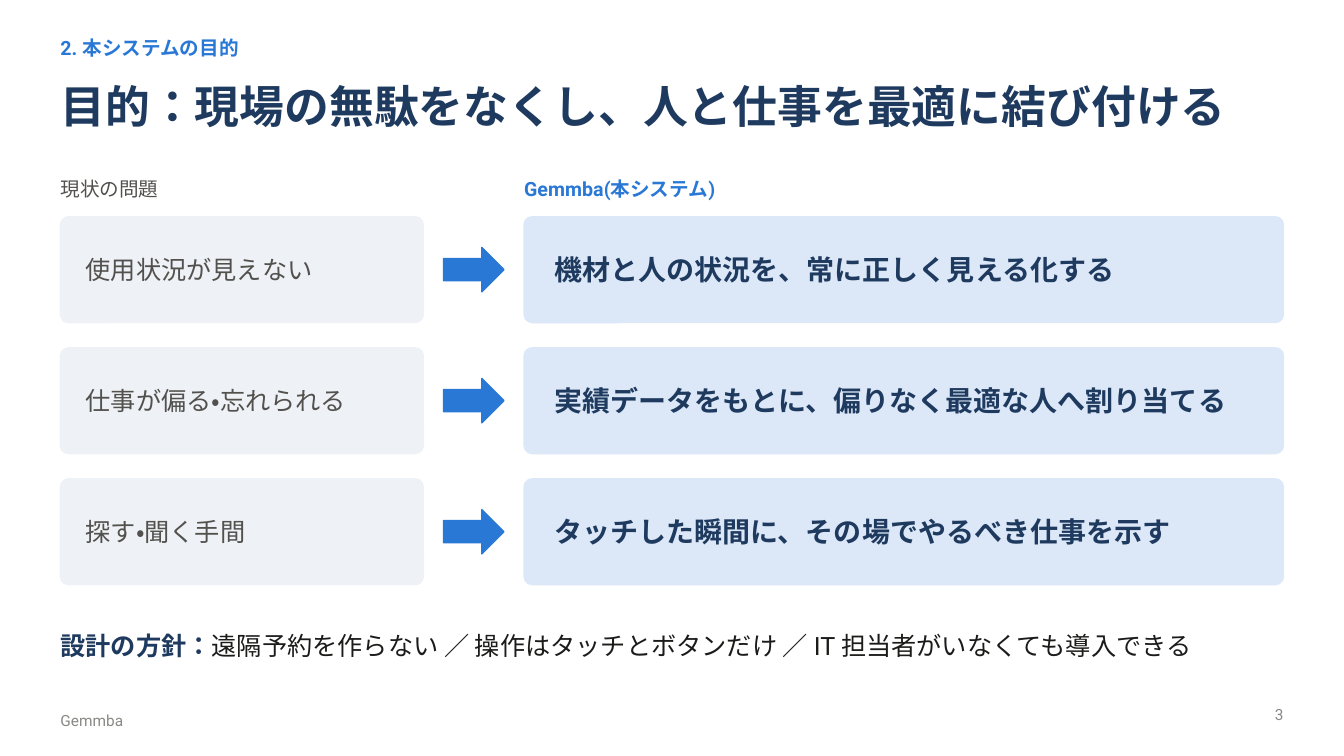
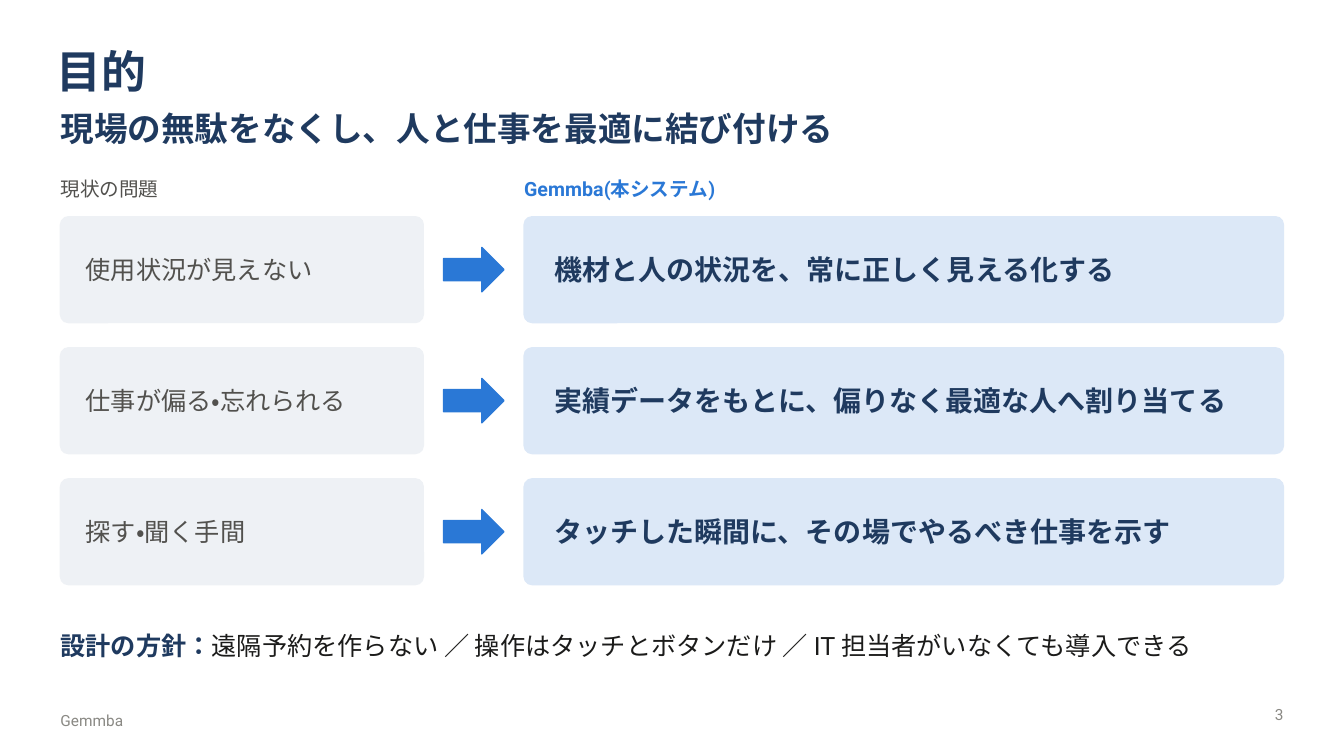
Before and after one commit to maguro256/procon2026, a slide deck: slide 3 of slides/gemmba_presentation.pptx. Drawn at 1344x756 pixels with LibreOffice and Linux fonts; fonts in the diff are those of the drawing. Boxes give left, top, right and bottom in pixels: in the first picture for what was removed or moved away, otherwise in the second. Text is boxed around its words. In the diff, an @@ line names an element or a change of style, - is before the commit and + after.

```diff
--- a/slides/gemmba_presentation.pptx
+++ b/slides/gemmba_presentation.pptx
@@ text added at (57, 50, 147, 92), 32 pt, text #1F3A5F, bold @@
+目的
@@ text removed at (60, 38, 238, 57) @@
-2. 本システムの目的
@@ title at (60, 112, 833, 144): text changed; size 32 to 24 pt @@
-目的：現場の無駄をなくし、人と仕事を最適に結び付ける
+現場の無駄をなくし、人と仕事を最適に結び付ける
```
Also in this commit, not shown: 10 other slides changed, 2 slides added, 1 slide removed, 4 other files.
